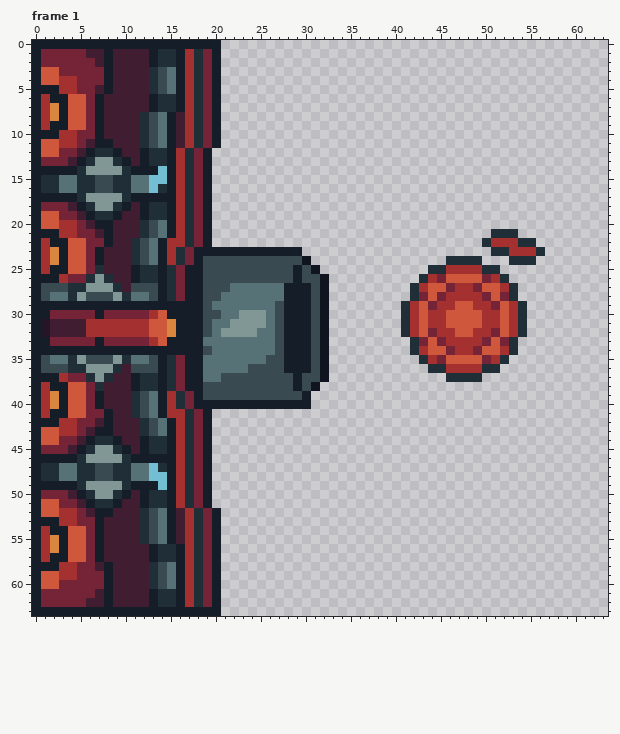
A pixel-art file gets an edit: ArcadePrototype/Assets/Art/Main/Hazards/ShootingTrap.aseprite. Above, as it was before the edit.
64x64 pixels, 6 frames. Shown: frame 1. The commit also changed other frames, which this record leaves out.
New version:
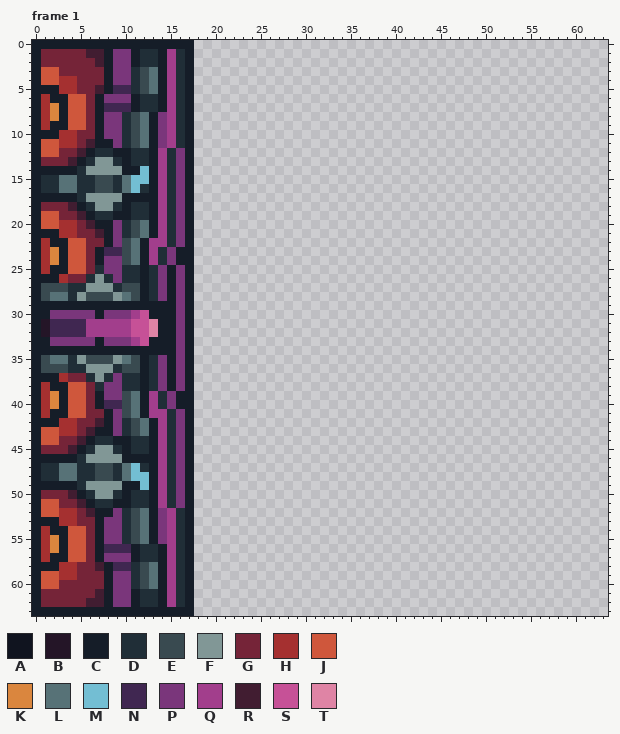
Palette (. is transparent): A #10141f  B #241527  C #151d28  D #202e37  E #394a50  F #819796  G #752438  H #a53030  J #cf573c  K #da863e  L #577277  M #73bed3  N #402751  P #7a367b  Q #a23e8c  R #411d31  S #c65197  T #df84a5
From old to new:
layer "Green" now hidden
layer "Layer 2" now hidden
Changed rows in their new state; - is an unchanged pixel.
Frame 1:
first column x 2:
 0 ----------------...------------------------------------
 1 -------PPCDDCQDC...------------------------------------
 2 -------PPCDDCQDC...------------------------------------
 3 -------PPDELCQDC...------------------------------------
 4 -------PPDELCQDC...------------------------------------
 5 -------NNDELCQDC...------------------------------------
 6 ------PPPCDDCQDC...------------------------------------
 7 ------NNNCDDCQDC...------------------------------------
 8 ------PPDELCPQDC...------------------------------------
 9 ------PPDELCPQDC...------------------------------------
10 ------PPDELCPQDC...------------------------------------
11 -------PDELCPQDC...------------------------------------
12 --------CDDCQDPC..-------------------------------------
13 ---------DDCQDPC..-------------------------------------
14 --------C-M-QDPC..-------------------------------------
15 --------LMMCQDPC..-------------------------------------
16 --------LMDCQDPC..-------------------------------------
17 --------C---QDPC..-------------------------------------
18 ---------DDCQDPC..-------------------------------------
19 --------CDDCQDPC..-------------------------------------
20 -------PDELCQDPC..-------------------------------------
21 -------PDELCQDPC..-------------------------------...---
22 -------PELCQQDPC..------------------------------......-
23 ------NNELCQDPCC............---------------------......
24 ------PPELCQDPCC.............---------------....---...-
25 ------PPDDC-PCP-..............------------........-----
26 -------PDDC-PCP-...............----------..........----
27 --------E-CDPCP-...............---------............---
28 --------LECDPCP-...............---------............---
29 --------------P-...............--------..............--
30 PPPPP-PPPQSCC-P-...............--------..............--
31 NNNNQQQQQSSTCCP-...............--------..............--
32 NNNNQQQQQSSTCCP-...............--------..............--
33 PPPPP-PPPQSCC-P-...............---------............---
34 --------------P-...............---------............---
35 --------LECDPCP-...............----------..........----
36 --------E-CDPCP-...............-----------........-----
37 -------PDDC-PCP-...............-------------....-------
38 ------PPDDC-PCP-..............-------------------------
39 ------PPELCQDPCC.............--------------------------
40 ------NNELCQDPCC.............--------------------------
41 -------PELCQQDPC..-------------------------------------
42 -------PDELCQDPC..-------------------------------------
43 -------PDELCQDPC..-------------------------------------
44 --------CDDCQDPC..-------------------------------------
45 ---------DDCQDPC..-------------------------------------
46 --------C---QDPC..-------------------------------------
47 --------LMDCQDPC..-------------------------------------
48 --------LMMCQDPC..-------------------------------------
49 --------C-M-QDPC..-------------------------------------
50 ---------DDCQDPC..-------------------------------------
51 --------CDDCQDPC..-------------------------------------
52 -------PDELCPQDC...------------------------------------
53 ------PPDELCPQDC...------------------------------------
54 ------PPDELCPQDC...------------------------------------
55 ------PPDELCPQDC...------------------------------------
56 ------NNNCDDCQDC...------------------------------------
57 ------PPPCDDCQDC...------------------------------------
58 -------NNDELCQDC...------------------------------------
59 -------PPDELCQDC...------------------------------------
60 -------PPDELCQDC...------------------------------------
61 -------PPCDDCQDC...------------------------------------
62 -------PPCDDCQDC...------------------------------------
63 ----------------...------------------------------------
